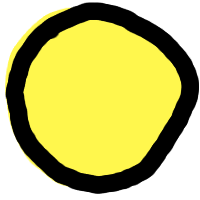
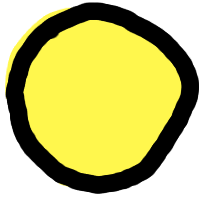
Two versions of the same layered image (200px x 200px). Layer-by-layer changes:
painted on "Layer" over [6, 98, 60, 185]
